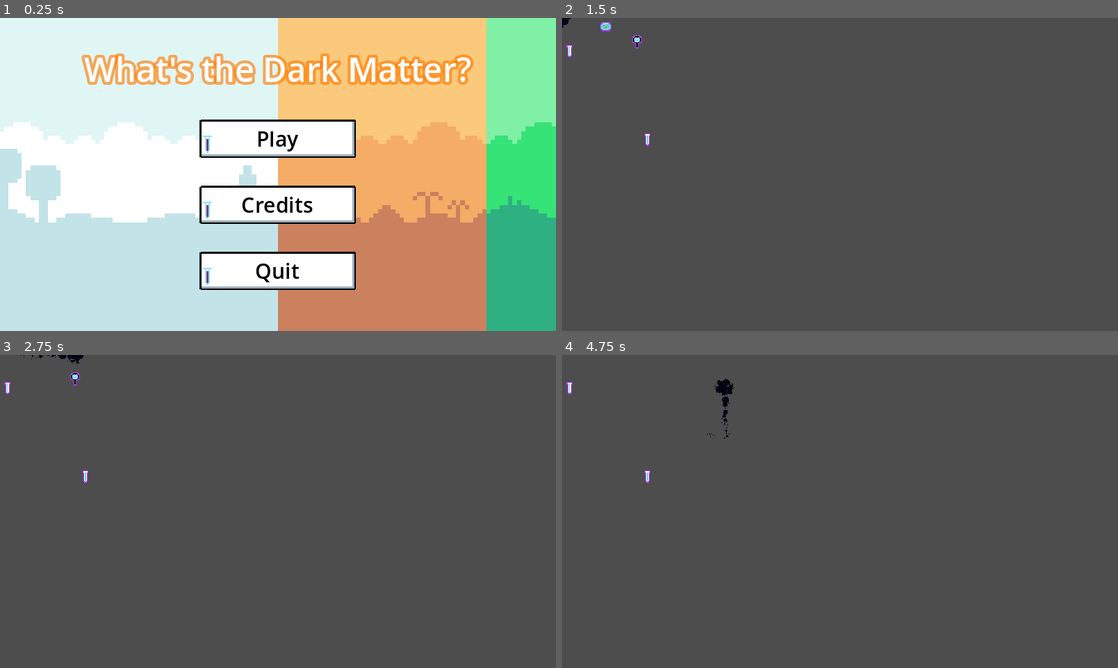
Above: before the commit, frames 1-4 (two rows, left to right).
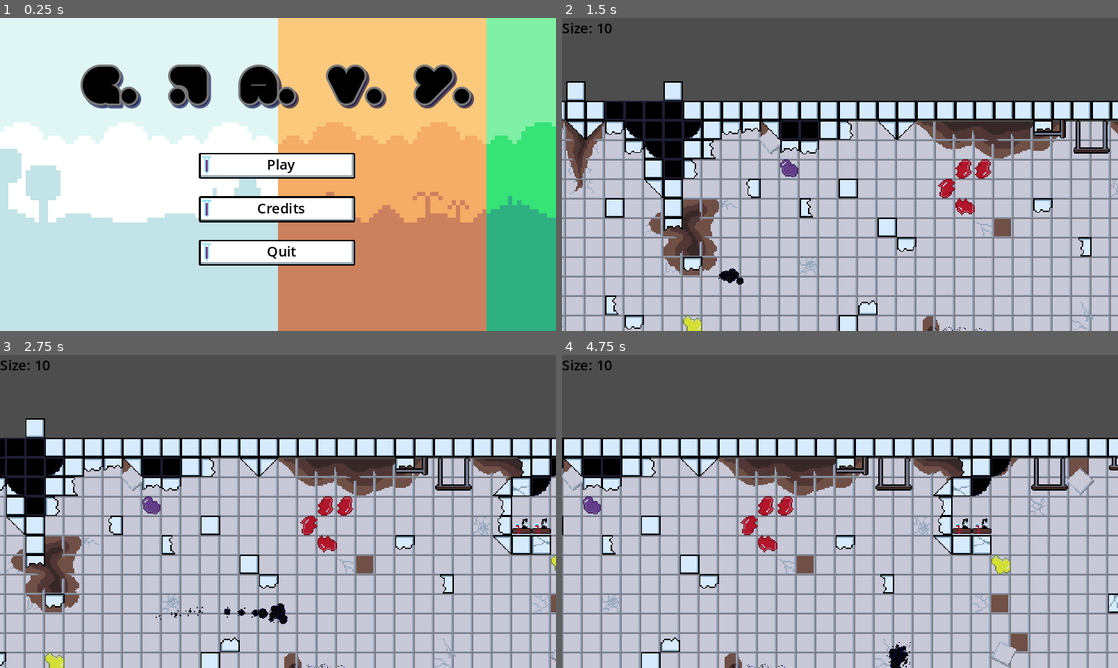
Above: after the commit, the same moments.

Repository: BenBenBenB/godot-testing-2d
Game: Godot game, scene res://scene/main.tscn
Same seed, same stepped clock (60 frames per second), same inputs: the game is played once before the commit and once after it.
Inputs (mouse positions are in pixels of both pictures, inside the frame that each line leads up to):
- Up to frame 1 (0.25 s): no input
- Up to frame 2 (1.5 s): click "Credits" at 0.5 s; click (840, 165) at 1.25 s, where only the run after the commit has a clickable "Play"
- Up to frame 3 (2.75 s): hold D (move_right) from 2.03 s (still down)
- Up to frame 4 (4.75 s): release D (move_right) at 2.78 s; hold S (move_down) 2.78-3.53 s; hold D (move_right) 3.53-4.28 s; hold W (move_up) from 4.28 s (still down)

The runs differ from the first frame. In frame 1, 18% of the frame differs, in the area x 14-86%, y 11-87%; in frame 2, 73%; in frame 3, 73%; in frame 4, 73%, in the area x 0-100%, y 1-100%.
Error before the commit: Invalid access to property or key 'scroll_speed' on a base object of type 'Nil'. (res://script/entities/test_player.gd:21)

Commit message:
Added fonts, edited theme

Diff:
--- a/resource/UI_theme.tres
+++ b/resource/UI_theme.tres
@@ -1,11 +1,14 @@
-[gd_resource type="Theme" load_steps=6 format=3 uid="uid://nd2u72aiasw8"]
+[gd_resource type="Theme" load_steps=10 format=3 uid="uid://nd2u72aiasw8"]
 
 [ext_resource type="Texture2D" uid="uid://qij8po5yl3e" path="res://assets/tileset/UI sprites.png" id="1_p2sh0"]
+[ext_resource type="FontFile" uid="uid://dif6us7epwnyd" path="res://resource/rondure/Rondure Display/Rondure-Regular.ttf" id="2_y8oiu"]
+
+[sub_resource type="SystemFont" id="SystemFont_pbvwy"]
+font_names = PackedStringArray("ROG Fonts")
 
 [sub_resource type="StyleBoxTexture" id="StyleBoxTexture_b4kg3"]
-content_margin_left = 15.0
-content_margin_top = 5.0
-content_margin_right = 15.0
+content_margin_left = 20.0
+content_margin_right = 10.0
 content_margin_bottom = 5.0
 texture = ExtResource("1_p2sh0")
 texture_margin_left = 2.0
@@ -15,10 +18,26 @@
 region_rect = Rect2(0, 96, 64, 32)
 modulate_color = Color(0.529067, 0.529067, 0.529067, 1)
 
+[sub_resource type="StyleBoxFlat" id="StyleBoxFlat_wbp6p"]
+draw_center = false
+border_width_left = 5
+border_width_top = 5
+border_width_right = 5
+border_width_bottom = 5
+border_color = Color(0.462745, 0.258824, 0.541176, 1)
+border_blend = true
+corner_radius_top_left = 3
+corner_radius_top_right = 3
+corner_radius_bottom_right = 3
+corner_radius_bottom_left = 3
+expand_margin_left = 2.0
+expand_margin_top = 2.0
+expand_margin_right = 2.0
+expand_margin_bottom = 2.0
+
 [sub_resource type="StyleBoxTexture" id="StyleBoxTexture_244yh"]
-content_margin_left = 15.0
-content_margin_top = 5.0
-content_margin_right = 15.0
+content_margin_left = 20.0
+content_margin_right = 10.0
 content_margin_bottom = 5.0
 texture = ExtResource("1_p2sh0")
 texture_margin_left = 54.0
@@ -28,9 +47,8 @@
 region_rect = Rect2(0, 32, 64, 32)
 
 [sub_resource type="StyleBoxTexture" id="StyleBoxTexture_ohd4x"]
-content_margin_left = 15.0
-content_margin_top = 5.0
-content_margin_right = 15.0
+content_margin_left = 20.0
+content_margin_right = 10.0
 content_margin_bottom = 5.0
 texture = ExtResource("1_p2sh0")
 texture_margin_left = 16.0
@@ -40,9 +58,8 @@
 region_rect = Rect2(0, 0, 64, 32)
 
 [sub_resource type="StyleBoxTexture" id="StyleBoxTexture_cerq4"]
-content_margin_left = 15.0
-content_margin_top = 5.0
-content_margin_right = 15.0
+content_margin_left = 20.0
+content_margin_right = 10.0
 content_margin_bottom = 5.0
 texture = ExtResource("1_p2sh0")
 texture_margin_left = 54.0
@@ -50,6 +67,9 @@
 texture_margin_right = 4.0
 texture_margin_bottom = 26.0
 region_rect = Rect2(0, 64, 64, 32)
+modulate_color = Color(0.784314, 0.784314, 0.901961, 1)
+
+[sub_resource type="StyleBoxEmpty" id="StyleBoxEmpty_e0iqp"]
 
 [resource]
 Button/colors/font_color = Color(0, 0, 0, 1)
@@ -57,9 +77,31 @@
 Button/colors/font_focus_color = Color(0, 0, 0, 1)
 Button/colors/font_hover_color = Color(0, 0, 0.254902, 1)
 Button/colors/font_hover_pressed_color = Color(0, 0, 0.254902, 1)
+Button/colors/font_outline_color = Color(1, 1, 1, 1)
 Button/colors/font_pressed_color = Color(0, 0, 0.254902, 1)
+Button/colors/icon_disabled_color = Color(1, 1, 1, 0.4)
+Button/colors/icon_focus_color = Color(1, 1, 1, 1)
+Button/colors/icon_hover_color = Color(1, 1, 1, 1)
+Button/colors/icon_hover_pressed_color = Color(1, 1, 1, 1)
+Button/colors/icon_normal_color = Color(1, 1, 1, 1)
+Button/colors/icon_pressed_color = Color(1, 1, 1, 1)
+Button/constants/h_separation = 4
+Button/constants/icon_max_width = 0
+Button/constants/outline_size = 0
+Button/font_sizes/font_size = 16
+Button/fonts/font = SubResource("SystemFont_pbvwy")
 Button/styles/disabled = SubResource("StyleBoxTexture_b4kg3")
+Button/styles/focus = SubResource("StyleBoxFlat_wbp6p")
 Button/styles/hover = SubResource("StyleBoxTexture_244yh")
 Button/styles/normal = SubResource("StyleBoxTexture_ohd4x")
 Button/styles/pressed = SubResource("StyleBoxTexture_cerq4")
+Label/colors/font_color = Color(0, 0, 0, 1)
+Label/colors/font_outline_color = Color(0.470076, 0.470076, 0.470076, 1)
+Label/colors/font_shadow_color = Color(0, 0, 0.254902, 0.627451)
+Label/constants/outline_size = 10
+Label/constants/shadow_offset_x = 3
+Label/constants/shadow_offset_y = 3
+Label/constants/shadow_outline_size = 10
 Label/font_sizes/font_size = 40
+Label/fonts/font = ExtResource("2_y8oiu")
+Label/styles/normal = SubResource("StyleBoxEmpty_e0iqp")
--- a/scene/level/level_01.tscn
+++ b/scene/level/level_01.tscn
@@ -112,6 +112,7 @@
 
 [node name="Level" type="Node2D"]
 script = ExtResource("1_mwkm8")
+level_id = 1
 
 [node name="BackgroundMusic" type="AudioStreamPlayer" parent="."]
 stream = ExtResource("2_e4ubd")
--- a/scene/ui/death_menu.tscn
+++ b/scene/ui/death_menu.tscn
@@ -1,17 +1,19 @@
-[gd_scene load_steps=3 format=3 uid="uid://ht5y7fx1fdck"]
+[gd_scene load_steps=5 format=3 uid="uid://ht5y7fx1fdck"]
 
 [ext_resource type="Theme" uid="uid://nd2u72aiasw8" path="res://resource/UI_theme.tres" id="1_hfdxg"]
+[ext_resource type="Script" path="res://scene/ui/button_methods.gd" id="2_sfcew"]
+[ext_resource type="PackedScene" uid="uid://cg2matkx410x5" path="res://scene/ui/hover_particle.tscn" id="3_bi2ty"]
 
 [sub_resource type="LabelSettings" id="LabelSettings_207a1"]
-font_size = 50
+font_size = 60
 font_color = Color(0, 0, 0, 1)
-outline_size = 10
+outline_size = 15
 outline_color = Color(0.79823, 0.740234, 1.15514e-06, 1)
 shadow_size = 10
 shadow_color = Color(0.757151, 0, 0.116176, 0.627451)
-shadow_offset = Vector2(3, 3)
+shadow_offset = Vector2(5, 5)
 
-[node name="Death_menu" type="Control"]
+[node name="Death_menu" type="Control" node_paths=PackedStringArray("hover_particle")]
 layout_mode = 3
 anchors_preset = 15
 anchor_right = 1.0
@@ -19,6 +21,8 @@
 grow_horizontal = 2
 grow_vertical = 2
 theme = ExtResource("1_hfdxg")
+script = ExtResource("2_sfcew")
+hover_particle = NodePath("ColorRect/HBoxContainer/hover particle")
 
 [node name="ColorRect" type="ColorRect" parent="."]
 layout_mode = 1
@@ -31,10 +35,10 @@
 
 [node name="Label" type="Label" parent="ColorRect"]
 layout_mode = 1
-anchors_preset = 14
-anchor_top = 0.5
+anchors_preset = -1
+anchor_top = 0.4
 anchor_right = 1.0
-anchor_bottom = 0.5
+anchor_bottom = 0.4
 offset_top = -34.5
 offset_bottom = 34.5
 grow_horizontal = 2
@@ -60,16 +64,30 @@
 grow_vertical = 0
 theme_override_constants/separation = 50
 
-[node name="Button" type="Button" parent="ColorRect/HBoxContainer"]
+[node name="RetryButton" type="Button" parent="ColorRect/HBoxContainer"]
+unique_name_in_owner = true
 custom_minimum_size = Vector2(100, 30)
 layout_mode = 2
 size_flags_horizontal = 4
 size_flags_vertical = 4
 text = "Retry"
 
-[node name="Button2" type="Button" parent="ColorRect/HBoxContainer"]
+[node name="MenuButton" type="Button" parent="ColorRect/HBoxContainer"]
+unique_name_in_owner = true
 custom_minimum_size = Vector2(100, 30)
 layout_mode = 2
 size_flags_horizontal = 4
 size_flags_vertical = 4
 text = "Main Menu"
+
+[node name="hover particle" parent="ColorRect/HBoxContainer" instance=ExtResource("3_bi2ty")]
+visible = false
+
+[connection signal="focus_entered" from="ColorRect/HBoxContainer/RetryButton" to="." method="_on_button_focus_entered" binds= ["RetryButton"]]
+[connection signal="focus_exited" from="ColorRect/HBoxContainer/RetryButton" to="." method="_on_button_focus_exited"]
+[connection signal="mouse_entered" from="ColorRect/HBoxContainer/RetryButton" to="." method="_on_button_focus_entered" binds= ["RetryButton"]]
+[connection signal="mouse_exited" from="ColorRect/HBoxContainer/RetryButton" to="." method="_on_button_focus_exited"]
+[connection signal="focus_entered" from="ColorRect/HBoxContainer/MenuButton" to="." method="_on_button_focus_entered" binds= ["MenuButton"]]
+[connection signal="focus_exited" from="ColorRect/HBoxContainer/MenuButton" to="." method="_on_button_focus_exited"]
+[connection signal="mouse_entered" from="ColorRect/HBoxContainer/MenuButton" to="." method="_on_button_focus_entered" binds= ["MenuButton"]]
+[connection signal="mouse_exited" from="ColorRect/HBoxContainer/MenuButton" to="." method="_on_button_focus_exited"]
--- a/scene/ui/hover_particle.tscn
+++ b/scene/ui/hover_particle.tscn
@@ -46,5 +46,6 @@
 }]
 
 [node name="hover particle" type="AnimatedSprite2D"]
+z_index = 10
 scale = Vector2(3, 3)
 sprite_frames = SubResource("SpriteFrames_op5i2")
--- a/scene/ui/main_menu.gd
+++ b/scene/ui/main_menu.gd
@@ -13,9 +13,9 @@
 	LevelManager.load_level(1)
 	deactivate()
 
-func _on_play_button_2_pressed():
-	LevelManager.load_level(2)
-	deactivate()
+#func _on_play_button_2_pressed():
+	#LevelManager.load_level(2)
+	#deactivate()
 
 func _on_settings_button_pressed():
 	pass
--- a/scene/ui/main_menu.tscn
+++ b/scene/ui/main_menu.tscn
@@ -3,14 +3,9 @@
 [ext_resource type="Texture2D" uid="uid://c6krlrd2cb8sl" path="res://assets/sprite/tilemap-backgrounds_packed.png" id="1_gpdyg"]
 [ext_resource type="Script" path="res://scene/ui/main_menu.gd" id="1_i3etc"]
 [ext_resource type="Theme" uid="uid://nd2u72aiasw8" path="res://resource/UI_theme.tres" id="1_yi4ks"]
-[ext_resource type="SystemFont" uid="uid://bjm683dc1k61r" path="res://resource/main_menu_button_font.tres" id="2_x8vjb"]
 [ext_resource type="AudioStream" uid="uid://dsb85bjxex0dc" path="res://assets/music/03 - menu_game jam test 1.mp3" id="3_67hhc"]
-
-[sub_resource type="LabelSettings" id="LabelSettings_few2i"]
-font = ExtResource("2_x8vjb")
-font_size = 38
-outline_size = 13
-outline_color = Color(1, 0.47451, 0, 0.643137)
+[ext_resource type="Script" path="res://scene/ui/button_methods.gd" id="3_wo6m4"]
+[ext_resource type="PackedScene" uid="uid://cg2matkx410x5" path="res://scene/ui/hover_particle.tscn" id="7_giq17"]
 
 [node name="MainMenu" type="Control"]
 layout_mode = 3
@@ -21,6 +16,14 @@
 grow_vertical = 2
 theme = ExtResource("1_yi4ks")
 script = ExtResource("1_i3etc")
+
+[node name="Button script holder" type="Control" parent="." node_paths=PackedStringArray("hover_particle")]
+visible = false
+anchors_preset = 0
+offset_right = 40.0
+offset_bottom = 40.0
+script = ExtResource("3_wo6m4")
+hover_particle = NodePath("../MarginContainer/VBoxContainer/VBoxContainer2/hover particle")
 
 [node name="TitleMusic" type="AudioStreamPlayer" parent="."]
 stream = ExtResource("3_67hhc")
@@ -51,58 +54,80 @@
 [node name="VBoxContainer" type="VBoxContainer" parent="MarginContainer"]
 layout_mode = 2
 size_flags_horizontal = 4
-size_flags_vertical = 0
-theme_override_constants/separation = 32
+theme_override_constants/separation = 50
 
 [node name="Game title" type="Label" parent="MarginContainer/VBoxContainer"]
 layout_mode = 2
-text = "What's the Dark Matter?"
-label_settings = SubResource("LabelSettings_few2i")
+theme_override_font_sizes/font_size = 60
+text = "G. R A. V. Y."
 
-[node name="PlayButton" type="Button" parent="MarginContainer/VBoxContainer"]
+[node name="VBoxContainer2" type="VBoxContainer" parent="MarginContainer/VBoxContainer"]
+layout_mode = 2
+size_flags_vertical = 4
+theme_override_constants/separation = 20
+
+[node name="PlayButton" type="Button" parent="MarginContainer/VBoxContainer/VBoxContainer2"]
+unique_name_in_owner = true
 custom_minimum_size = Vector2(180, 0)
 layout_mode = 2
 size_flags_horizontal = 4
-theme_override_fonts/font = ExtResource("2_x8vjb")
-theme_override_font_sizes/font_size = 24
 text = "Play"
 
-[node name="High scores" type="Button" parent="MarginContainer/VBoxContainer"]
+[node name="HighscoresButton" type="Button" parent="MarginContainer/VBoxContainer/VBoxContainer2"]
+unique_name_in_owner = true
 visible = false
 custom_minimum_size = Vector2(180, 0)
 layout_mode = 2
 size_flags_horizontal = 4
-theme_override_fonts/font = ExtResource("2_x8vjb")
-theme_override_font_sizes/font_size = 24
 text = "High Scores"
 
-[node name="SettingsButton" type="Button" parent="MarginContainer/VBoxContainer"]
+[node name="SettingsButton" type="Button" parent="MarginContainer/VBoxContainer/VBoxContainer2"]
+unique_name_in_owner = true
 visible = false
 custom_minimum_size = Vector2(180, 0)
 layout_mode = 2
 size_flags_horizontal = 4
-theme_override_fonts/font = ExtResource("2_x8vjb")
-theme_override_font_sizes/font_size = 24
 text = "Settings
 "
 
-[node name="Credits" type="Button" parent="MarginContainer/VBoxContainer"]
+[node name="CreditsButton" type="Button" parent="MarginContainer/VBoxContainer/VBoxContainer2"]
+unique_name_in_owner = true
 custom_minimum_size = Vector2(180, 0)
 layout_mode = 2
 size_flags_horizontal = 4
-theme_override_fonts/font = ExtResource("2_x8vjb")
-theme_override_font_sizes/font_size = 24
 text = "Credits"
 
-[node name="QuitButton" type="Button" parent="MarginContainer/VBoxContainer"]
+[node name="QuitButton" type="Button" parent="MarginContainer/VBoxContainer/VBoxContainer2"]
+unique_name_in_owner = true
 custom_minimum_size = Vector2(180, 0)
 layout_mode = 2
 size_flags_horizontal = 4
-theme_override_fonts/font = ExtResource("2_x8vjb")
-theme_override_font_sizes/font_size = 24
 text = "Quit"
 
-[connection signal="pressed" from="MarginContainer/VBoxContainer/PlayButton" to="." method="_on_play_button_pressed"]
-[connection signal="pressed" from="MarginContainer/VBoxContainer/SettingsButton" to="." method="_on_settings_button_pressed"]
-[connection signal="pressed" from="MarginContainer/VBoxContainer/Credits" to="." method="_on_play_button_2_pressed"]
-[connection signal="pressed" from="MarginContainer/VBoxContainer/QuitButton" to="." method="_on_quit_button_pressed"]
+[node name="hover particle" parent="MarginContainer/VBoxContainer/VBoxContainer2" instance=ExtResource("7_giq17")]
+visible = false
+position = Vector2(102, 160)
+
+[connection signal="focus_entered" from="MarginContainer/VBoxContainer/VBoxContainer2/PlayButton" to="Button script holder" method="_on_button_focus_entered" binds= ["PlayButton"]]
+[connection signal="focus_exited" from="MarginContainer/VBoxContainer/VBoxContainer2/PlayButton" to="Button script holder" method="_on_button_focus_exited"]
+[connection signal="mouse_entered" from="MarginContainer/VBoxContainer/VBoxContainer2/PlayButton" to="Button script holder" method="_on_button_focus_entered" binds= ["PlayButton"]]
+[connection signal="mouse_exited" from="MarginContainer/VBoxContainer/VBoxContainer2/PlayButton" to="Button script holder" method="_on_button_focus_exited"]
+[connection signal="pressed" from="MarginContainer/VBoxContainer/VBoxContainer2/PlayButton" to="." method="_on_play_button_pressed"]
+[connection signal="focus_entered" from="MarginContainer/VBoxContainer/VBoxContainer2/HighscoresButton" to="Button script holder" method="_on_button_focus_entered" binds= ["HighscoresButton"]]
+[connection signal="focus_exited" from="MarginContainer/VBoxContainer/VBoxContainer2/HighscoresButton" to="Button script holder" method="_on_button_focus_exited"]
+[connection signal="mouse_entered" from="MarginContainer/VBoxContainer/VBoxContainer2/HighscoresButton" to="Button script holder" method="_on_button_focus_entered" binds= ["HighscoresButton"]]
+[connection signal="mouse_exited" from="MarginContainer/VBoxContainer/VBoxContainer2/HighscoresButton" to="Button script holder" method="_on_button_focus_exited"]
+[connection signal="focus_entered" from="MarginContainer/VBoxContainer/VBoxContainer2/SettingsButton" to="Button script holder" method="_on_button_focus_entered" binds= ["SettingsButton"]]
+[connection signal="focus_exited" from="MarginContainer/VBoxContainer/VBoxContainer2/SettingsButton" to="Button script holder" method="_on_button_focus_exited"]
+[connection signal="mouse_entered" from="MarginContainer/VBoxContainer/VBoxContainer2/SettingsButton" to="Button script holder" method="_on_button_focus_entered" binds= ["SettingsButton"]]
+[connection signal="mouse_exited" from="MarginContainer/VBoxContainer/VBoxContainer2/SettingsButton" to="Button script holder" method="_on_button_focus_exited"]
+[connection signal="pressed" from="MarginContainer/VBoxContainer/VBoxContainer2/SettingsButton" to="." method="_on_settings_button_pressed"]
+[connection signal="focus_entered" from="MarginContainer/VBoxContainer/VBoxContainer2/CreditsButton" to="Button script holder" method="_on_button_focus_entered" binds= ["CreditsButton"]]
+[connection signal="focus_exited" from="MarginContainer/VBoxContainer/VBoxContainer2/CreditsButton" to="Button script holder" method="_on_button_focus_exited"]
+[connection signal="mouse_entered" from="MarginContainer/VBoxContainer/VBoxContainer2/CreditsButton" to="Button script holder" method="_on_button_focus_entered" binds= ["CreditsButton"]]
+[connection signal="mouse_exited" from="MarginContainer/VBoxContainer/VBoxContainer2/CreditsButton" to="Button script holder" method="_on_button_focus_exited"]
+[connection signal="focus_entered" from="MarginContainer/VBoxContainer/VBoxContainer2/QuitButton" to="Button script holder" method="_on_button_focus_entered" binds= ["QuitButton"]]
+[connection signal="focus_exited" from="MarginContainer/VBoxContainer/VBoxContainer2/QuitButton" to="Button script holder" method="_on_button_focus_exited"]
+[connection signal="mouse_entered" from="MarginContainer/VBoxContainer/VBoxContainer2/QuitButton" to="Button script holder" method="_on_button_focus_entered" binds= ["QuitButton"]]
+[connection signal="mouse_exited" from="MarginContainer/VBoxContainer/VBoxContainer2/QuitButton" to="Button script holder" method="_on_button_focus_exited"]
+[connection signal="pressed" from="MarginContainer/VBoxContainer/VBoxContainer2/QuitButton" to="." method="_on_quit_button_pressed"]
--- a/scene/ui/pause_menu.tscn
+++ b/scene/ui/pause_menu.tscn
@@ -1,17 +1,8 @@
-[gd_scene load_steps=5 format=3 uid="uid://5tu3jjanyxhy"]
+[gd_scene load_steps=4 format=3 uid="uid://5tu3jjanyxhy"]
 
 [ext_resource type="Theme" uid="uid://nd2u72aiasw8" path="res://resource/UI_theme.tres" id="1_54ykf"]
 [ext_resource type="Script" path="res://scene/ui/button_methods.gd" id="2_2jf13"]
 [ext_resource type="PackedScene" uid="uid://cg2matkx410x5" path="res://scene/ui/hover_particle.tscn" id="3_45hui"]
-
-[sub_resource type="LabelSettings" id="LabelSettings_207a1"]
-font_size = 50
-font_color = Color(0, 0, 0, 1)
-outline_size = 10
-outline_color = Color(0.470076, 0.470076, 0.470076, 1)
-shadow_size = 10
-shadow_color = Color(0, 0, 0.254902, 0.627451)
-shadow_offset = Vector2(3, 3)
 
 [node name="pause_menu" type="Control" node_paths=PackedStringArray("hover_particle")]
 layout_mode = 3
@@ -33,23 +24,18 @@
 grow_vertical = 2
 color = Color(0.194349, 0.194349, 0.194349, 0.313726)
 
-[node name="TextureRect" type="TextureRect" parent="ColorRect"]
-layout_mode = 0
-offset_right = 40.0
-offset_bottom = 40.0
-
 [node name="Label" type="Label" parent="ColorRect"]
 layout_mode = 1
-anchors_preset = 14
-anchor_top = 0.5
+anchors_preset = -1
+anchor_top = 0.4
 anchor_right = 1.0
-anchor_bottom = 0.5
-offset_top = -34.5
-offset_bottom = 34.5
+anchor_bottom = 0.4
+offset_top = -36.0
+offset_bottom = 36.0
 grow_horizontal = 2
 grow_vertical = 2
+theme_override_font_sizes/font_size = 60
 text = "Paused"
-label_settings = SubResource("LabelSettings_207a1")
 horizontal_alignment = 1
 vertical_alignment = 1
 
Binary file added: resource/Rufscript010.ttf
Not shown, added: resource/Rufscript010.ttf.import
Binary file added: resource/rondure/Rondure Display/Rondure-Regular.ttf
Not shown, added: resource/rondure/Rondure Display/Rondure-Regular.ttf.import
Not shown, added: resource/rondure/Rondure Display/.DS_Store
Not shown, added: resource/rondure/Rondure Display/ofl.odt
